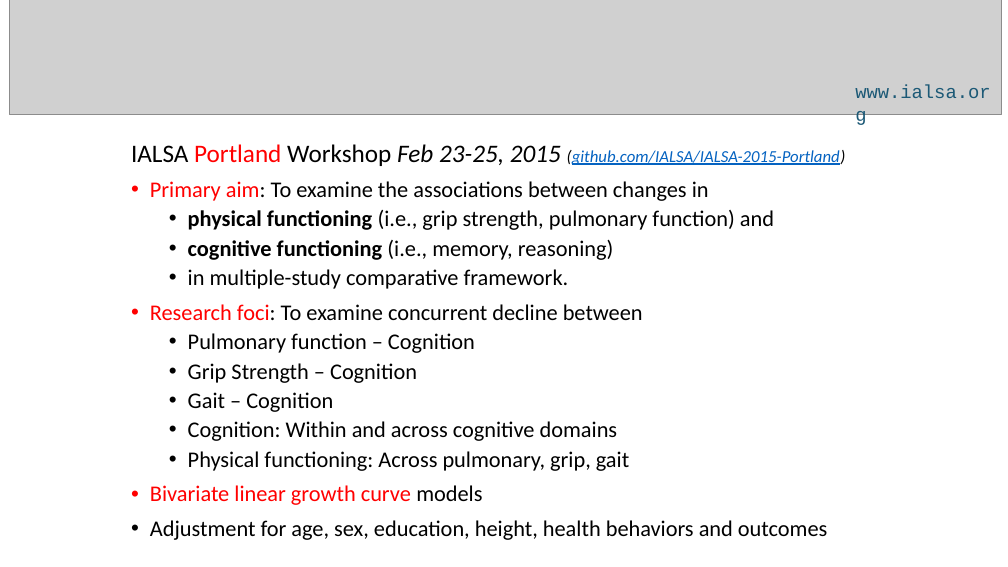
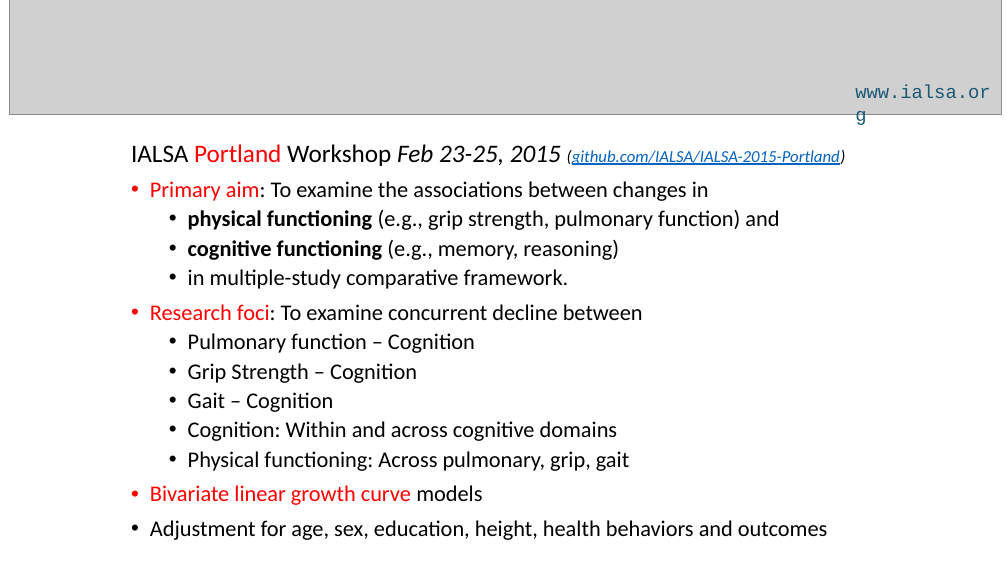
Before and after one commit to IALSA/IALSA-2015-Portland, a slide deck: slide 4 of pubs/2016-talks/2016-06-09-cpa/ppt/koval-etal-2016-06-10-cpa.pptx. Drawn at 1008x567 pixels with LibreOffice and Linux fonts; fonts in the diff are those of the drawing; grey boxes stand for pictures. Boxes give left, top, right and bottom in pixels: in the first picture for what was removed or moved away, otherwise in the second. Text is boxed around its words. In the diff, an @@ line names an element or a change of style, - is before the commit and + after.

```diff
--- a/pubs/2016-talks/2016-06-09-cpa/ppt/koval-etal-2016-06-10-cpa.pptx
+++ b/pubs/2016-talks/2016-06-09-cpa/ppt/koval-etal-2016-06-10-cpa.pptx
@@ text at bbox=[188, 210, 779, 260]: text changed @@
-  • physical functioning (i.e., grip strength, pulmonary function) and
-  • cognitive functioning (i.e., memory, reasoning)
+  • physical functioning (e.g., grip strength, pulmonary function) and
+  • cognitive functioning (e.g., memory, reasoning)
```
Also in this commit, not shown: 21 other slides changed, 2 slides added, 1 slide removed, 1 other file.
